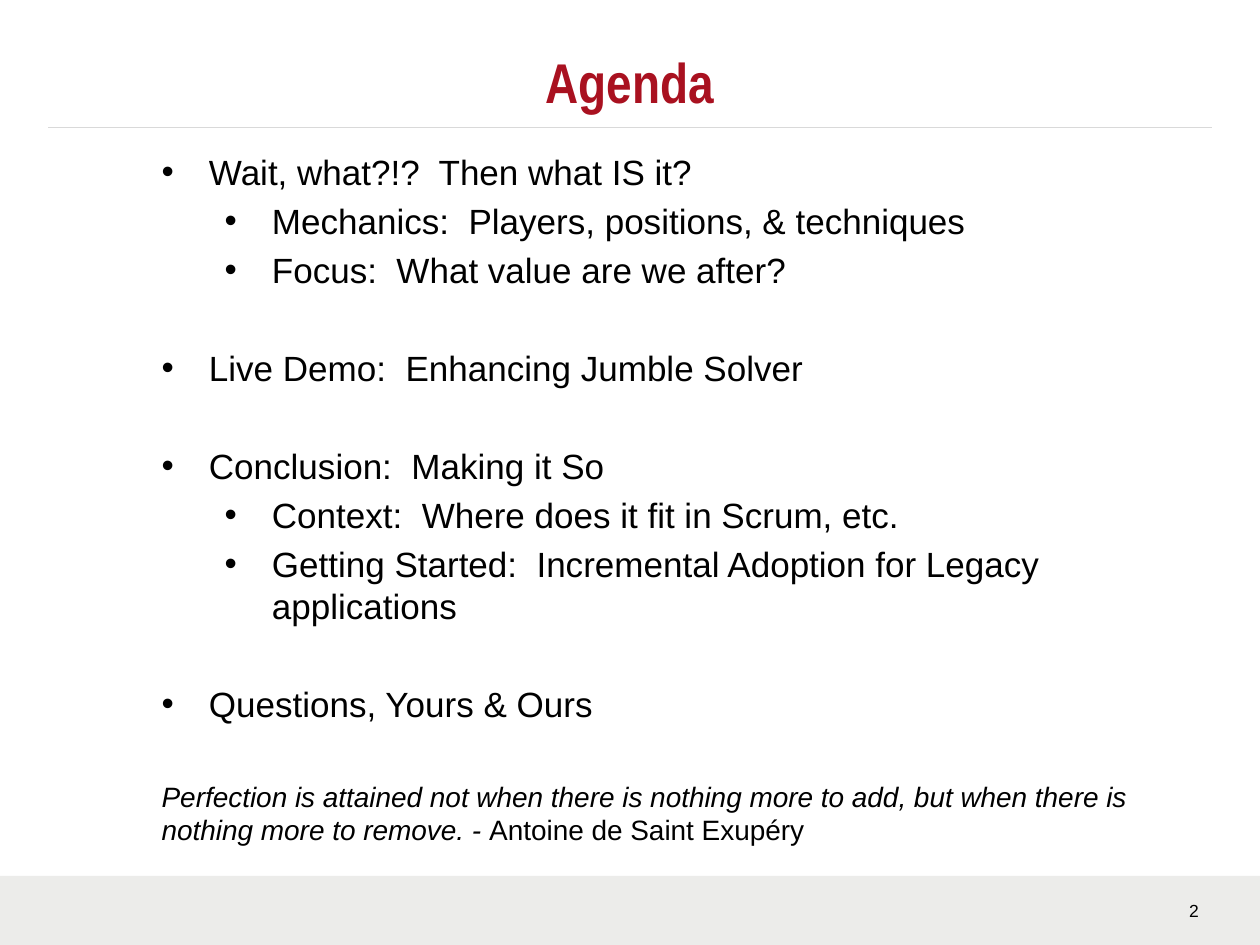
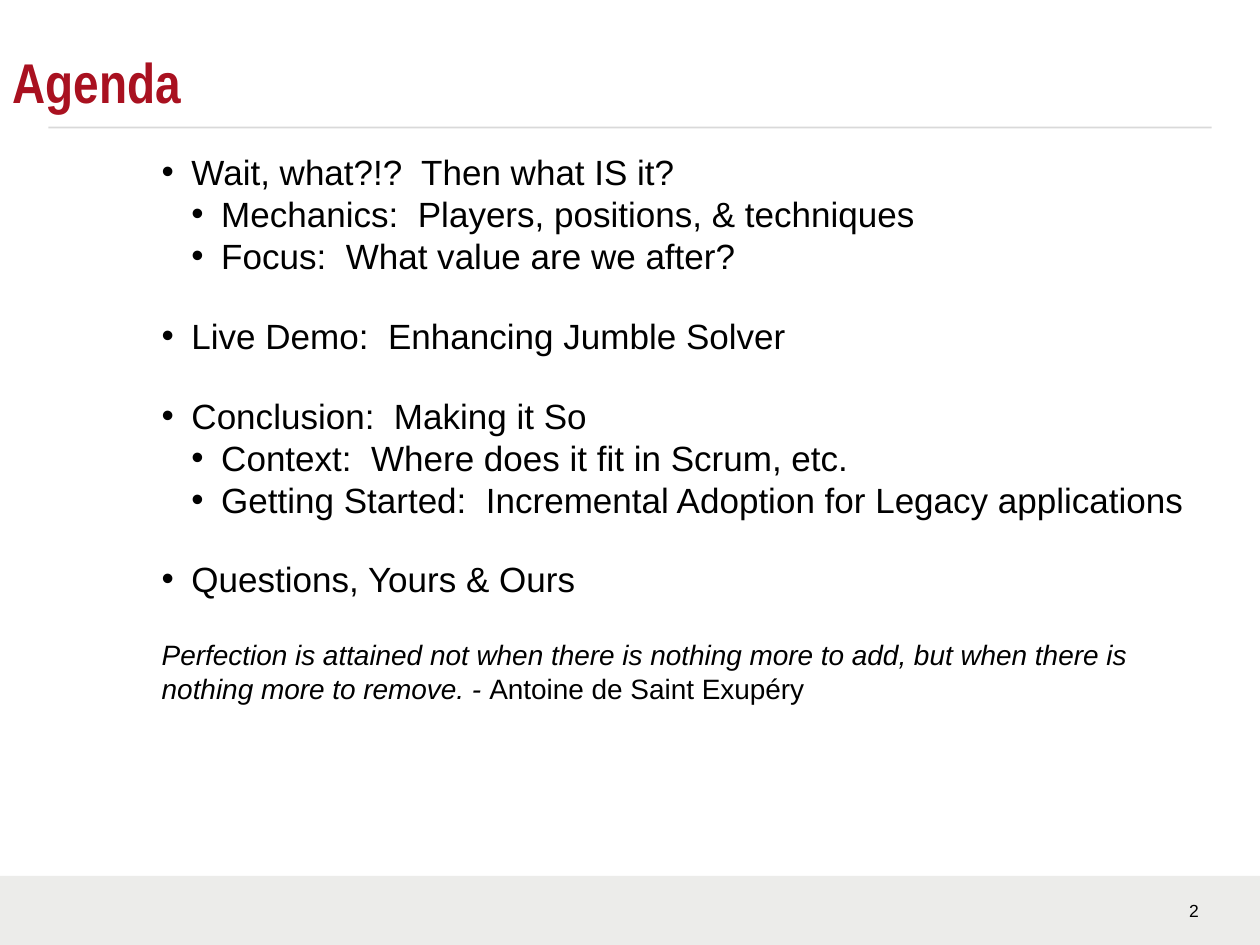
Before and after one commit to LanceZant/atdd-cucumber-jvm, a slide deck: slide 2 of doc/TDD Overview.pptx. Drawn at 1260x945 pixels with LibreOffice and Linux fonts; fonts in the diff are those of the drawing; background and template pictures are left out. Boxes give left, top, right and bottom in pixels: in the first picture for what was removed or moved away, otherwise in the second. Text is boxed around its words. In the diff, an @@ line names an element or a change of style, - is before the commit and + after.

```diff
--- a/doc/TDD Overview.pptx
+++ b/doc/TDD Overview.pptx
@@ text "Agenda" at [12,62,180,113]: alignment centre to left @@
@@ text "Wait, what?!? Then what IS ..." at [162,159,1183,704]: indent changed; less space between paragraphs @@
```
Also in this commit, not shown: 17 other slides changed, 17 other files.
